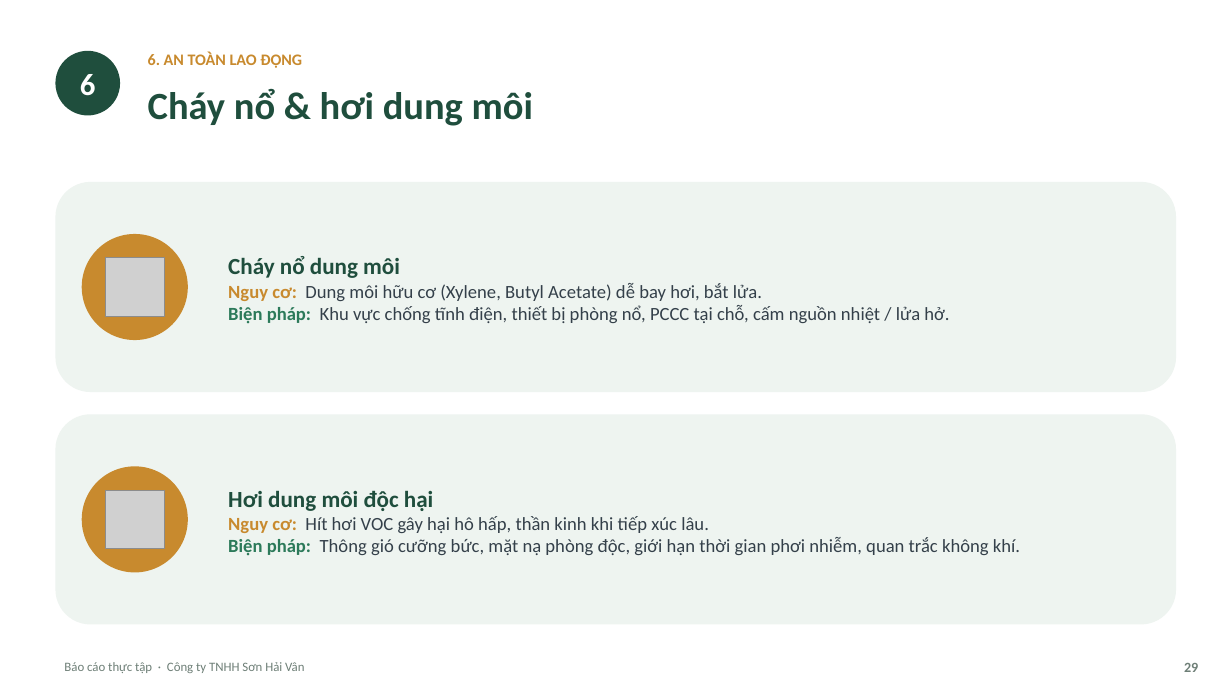
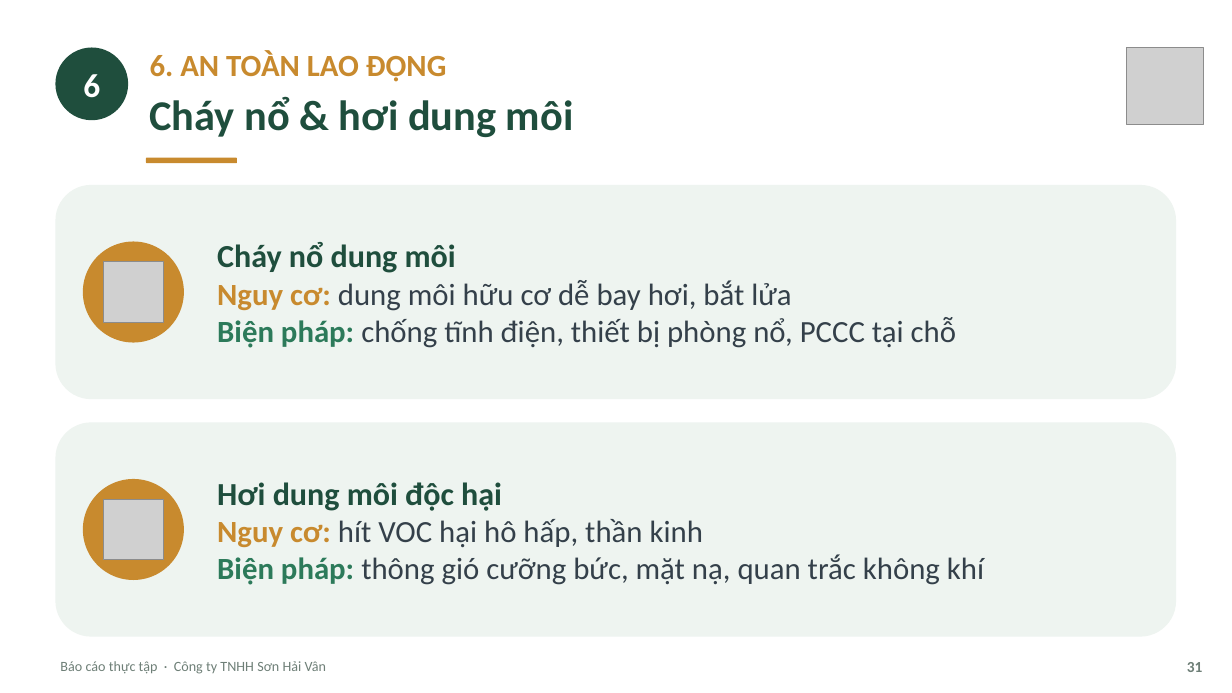
Before and after one commit to tranconcoder/pubic-resources, a slide deck: slide 31 of SuHeo/Báo cáo thực tập - Sơn Hải Vân.pptx (slide 29 before the commit). Drawn at 1232x693 pixels with LibreOffice and Linux fonts; fonts in the diff are those of the drawing; grey boxes stand for pictures. Boxes give left, top, right and bottom in pixels: in the first picture for what was removed or moved away, otherwise in the second. Text is boxed around its words. In the diff, an @@ line names an element or a change of style, - is before the commit and + after.

```diff
--- a/SuHeo/Báo cáo thực tập - Sơn Hải Vân.pptx
+++ b/SuHeo/Báo cáo thực tập - Sơn Hải Vân.pptx
@@ ellipse "6": place and size @@
-ellipse "6" at (55,51,120,116)
+ellipse "6" at (55,47,128,120)
@@ ellipse "6" at (55,47,128,120): size 24 to 26 pt @@
@@ text "6. AN TOÀN LAO ĐỘNG" at (150,50,446,82): size 12.5 to 24 pt @@
@@ picture added at (1127,47,1203,124) @@
@@ text "Cháy nổ & hơi dung ...": place and size @@
-text "Cháy nổ & hơi dung ..." at (148,89,533,126)
+text "Cháy nổ & hơi dung ..." at (150,96,574,137)
@@ text "Cháy nổ & hơi dung ..." at (150,96,574,137): size 30 to 33 pt @@
@@ rounded rectangle added at (146,158,237,164), fill #C88A2E @@
@@ rounded rectangle: place and size @@
-rounded rectangle at (55,182,1177,392)
+rounded rectangle at (55,185,1177,399)
@@ ellipse: place and size @@
-ellipse at (81,234,188,340)
+ellipse at (83,241,184,342)
@@ picture: place and size @@
-picture at (105,258,164,316)
+picture at (104,262,165,323)
@@ text at (217,242,456,273): size 18 to 25 pt in "Cháy nổ dung môi" @@
@@ text at (217,280,956,348): text changed; size 14.5 to 24 pt @@
-Nguy cơ: Dung môi hữu cơ (Xylene, Butyl Acetate) dễ bay hơi, bắt lửa.
-Biện pháp: Khu vực chống tĩnh điện, thiết bị phòng nổ, PCCC tại chỗ, cấm nguồn nhiệt / lửa hở.
+Nguy cơ: dung môi hữu cơ dễ bay hơi, bắt lửa
+Biện pháp: chống tĩnh điện, thiết bị phòng nổ, PCCC tại chỗ
@@ rounded rectangle: place and size @@
-rounded rectangle at (55,414,1177,624)
+rounded rectangle at (55,422,1177,637)
@@ ellipse: place and size @@
-ellipse at (81,467,188,573)
+ellipse at (83,479,184,579)
@@ picture: place and size @@
-picture at (105,490,164,548)
+picture at (104,499,165,560)
@@ text at (217,482,502,511): size 18 to 25 pt in "Hơi dung môi độc hại" @@
@@ text at (217,519,984,585): text changed; size 14.5 to 24 pt @@
-Nguy cơ: Hít hơi VOC gây hại hô hấp, thần kinh khi tiếp xúc lâu.
-Biện pháp: Thông gió cưỡng bức, mặt nạ phòng độc, giới hạn thời gian phơi nhiễm, quan trắc không khí.
+Nguy cơ: hít VOC hại hô hấp, thần kinh
+Biện pháp: thông gió cưỡng bức, mặt nạ, quan trắc không khí
@@ text "Báo cáo thực tập · ..." at (60,661,326,674): size 10 to 11 pt @@
@@ text removed at (1184,663,1198,672) @@
-29
@@ text added at (1187,662,1203,672), 12 pt, text #6E7F77, bold @@
+31
```
Also in this commit, not shown: 21 other slides changed, 13 slides added, 10 slides removed, 1 other file.
